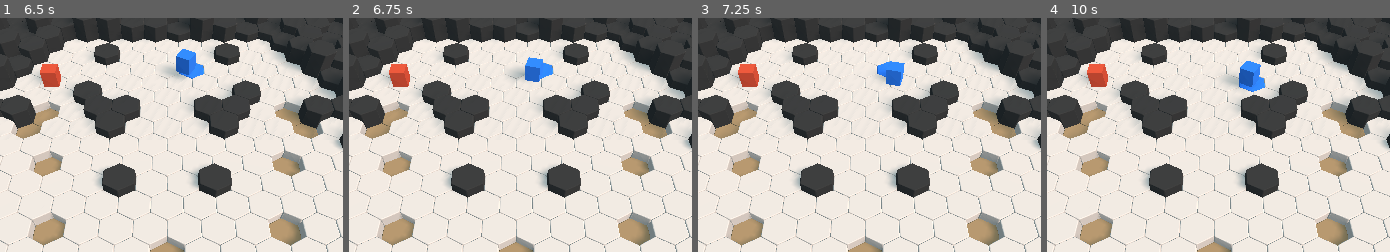
Above: before the commit, frames 1-4 (left to right).
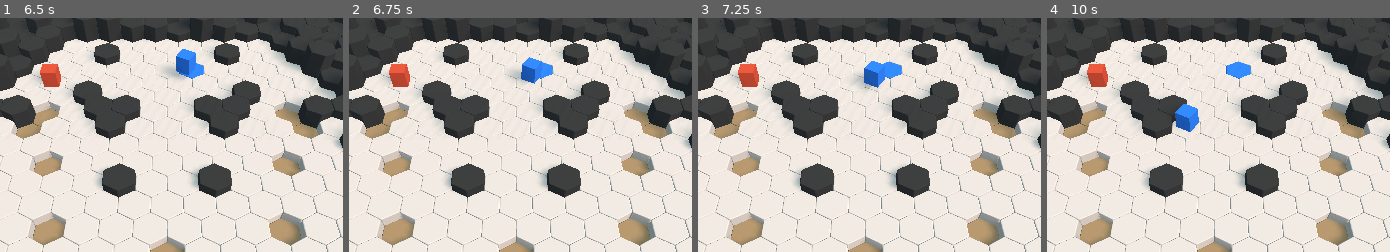
Above: after the commit, the same moments.

Repository: Tess-Qieu/Alakazam-Phoenix
Game: Godot game, scene res://Scenes/BattleScreen.tscn
The game is run twice, just before and just after one commit, with the same random seed, the same clock (stepped at 60 frames per second) and the same inputs.
Inputs (mouse positions are % of the whole screen's width and height, from its top left):
- Up to frame 1 (6.5 s): click "Spell" at 0.5 s; click "Clear" at 1.25 s; click "Spell" at 2 s; click "Clear" at 2.75 s; click "Spell" at 3.5 s; click "Clear" at 4.25 s; tap Enter at 5 s; move the mouse to (67, 45) at 5.02 s; click (67, 45) at 5.17 s; tap Space at 5.75 s; move the mouse to (18, 55) at 5.77 s; click (18, 55) at 5.92 s
- Up to frame 2 (6.75 s): move the mouse to (53, 28) at 6.52 s; click (53, 28) at 6.67 s
- Up to frame 3 (7.25 s): no input
- Up to frame 4 (10 s): move the mouse to (36, 70) at 7.27 s; click (36, 70) at 7.42 s; move the mouse to (77, 65) at 8.02 s; click (77, 65) at 8.17 s; move the mouse to (7, 35) at 8.77 s; click (7, 35) at 8.92 s; move the mouse to (48, 50) at 9.52 s; click (48, 50) at 9.67 s
The pictures show only the part of the screen within x 17-67%, y 0-50%; the shares and areas given below are measured in that part.

Frame 1 is identical in both runs. In frame 2, 0.2% of the frame differs, in the area x 49-57%, y 17-29%; in frame 3, 1.0%; in frame 4, 1.7%, in the area x 36-64%, y 18-49%.

Commit message:
Movement following full path

Diff:
--- a/HexGrid/Scripts/Battle.gd
+++ b/HexGrid/Scripts/Battle.gd
@@ -24,6 +24,7 @@
 	var character = Character.instance()
 	character.init(cell, team)
 	character.connect("character_selected", self, "_on_character_selected", [character])
+	character.connect("character_arrived", self, "_on_character_arrived")
 	add_child(character)
 
 	if team == 'blue':
@@ -70,8 +71,9 @@
 
 
 
-
-
+func _on_character_arrived():
+	state = 'normal'
+	clear_arena()
 
 # On object clicked
 func _on_character_selected(character):
@@ -88,8 +90,9 @@
 #		for elt in $Map.compute_path(current_character.current_cell, cell):
 #			current_character.move_to(elt)
 		var path = $Map.compute_path(current_character.current_cell, cell)
-		current_character.set_destination(path.pop_front())
-		clear_arena()
+		path.append(cell)
+		current_character.set_path(path)
+		state = 'moving'
 
 	elif state == 'cast_spell':
 		make_current_character_cast_spell(cell)
--- a/HexGrid/Scripts/Character.gd
+++ b/HexGrid/Scripts/Character.gd
@@ -1,11 +1,12 @@
 extends KinematicBody
 
 signal character_selected
+signal character_arrived
 
 var Spell = preload("res://Scenes/Spell.tscn")
 
 var current_cell
-var destination
+var destination_path
 
 const MVT_MARGIN = 0.01
 
@@ -49,8 +50,8 @@
 		elif event.button_index == BUTTON_RIGHT:
 			pass
 
-func set_destination(cell):
-	destination = cell
+func set_path(path):
+	destination_path = path
 	moving = true
 	$AnimationPlayer.play("movement")
 
@@ -59,20 +60,22 @@
 		_process_movement(delta)
 
 func _process_movement(delta):
-	var dist = destination.translation - translation
+	var dist = destination_path[0].translation - translation
 	dist.y = 0
-	print("Dist: {0}".format([dist.length()]))
 	if dist.length() > MVT_MARGIN:
-		var to_look = destination.translation
+		var to_look = destination_path[0].translation
 		to_look.y = translation.y
 		look_at(to_look, Vector3(0,1,0))
-		var velocity = destination.translation - translation
+		var velocity = destination_path[0].translation - translation
 		velocity.y = 0
 		velocity = velocity.normalized()
 		velocity = velocity * speed * delta
 		move_and_slide(velocity)
 	else:
-		print("STAHP!")
-		moving = false
-		$AnimationPlayer.stop()
-		teleport_to(destination)
+		teleport_to(destination_path[0])
+		if destination_path.size() > 1:
+			destination_path.pop_front()
+			$AnimationPlayer.play("movement")
+		else:
+			moving = false
+			emit_signal("character_arrived")
